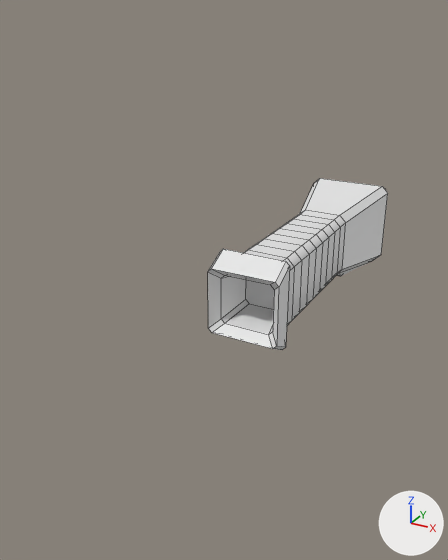
The Blender file Assets/Models/Magnet.blend, before and after one commit.
The view is the same before and after, from a camera (50 mm lens) standing at (0.133, -0.403, 0.298) and looking at (-0.014, -0.137, 0.165). Lighting does not change. The marker at lower right points along +X, +Y and +Z. The older version comes first. Mesh edges are drawn as thin lines.

Names of what the first picture shows: 'Gun Barrel'.
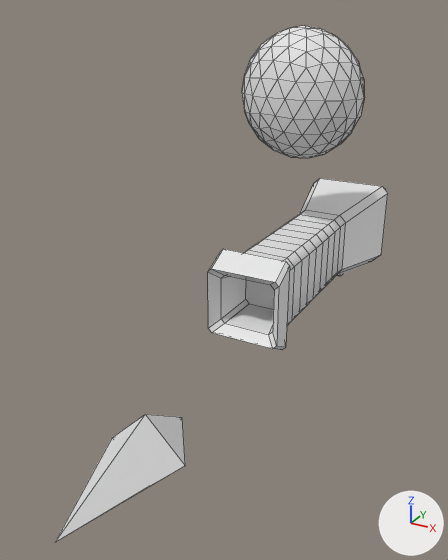
Location of each change, (x1, y1, x2, y2) in pixels of the pictures (448 x 560 px):
'Smoke', added: after (242, 26, 364, 158)
'Bullet', added: after (55, 414, 185, 542)

Edits to the bpy script that builds the scene:
```text
Add me_icosphere:
    me_icosphere.from_pydata(...)  # an icosphere of 320 faces spanning x -0.0371..0.0371, y -0.0371..0.0371, z -0.0371..0.0371
Add me_cube_002:
    me_cube_002.from_pydata([(-0.0191, 0.0028, 0.0), (0.0, 0.0028, 0.0191), (0.0, 0.0028, -0.0191), (0.0191, 0.0028, 0.0), (0.0, 0.0305, 0.0), (0.0, -0.0542, 0.0)], [], [(1, 4, 0), (3, 2, 4), (2, 0, 4), (1, 3, 4), (2, 3, 5), (0, 2, 5), (3, 1, 5), (0, 5, 1)])
Add ob_smoke:
    ob_smoke = bpy.data.objects.new('Smoke', me_icosphere)
    ob_smoke.location = (-0.0087, -0.0529, 0.2515)
    ob_smoke.scale = (1.0, 0.657, 1.0)
Add ob_bullet:
    ob_bullet = bpy.data.objects.new('Bullet', me_cube_002)
    ob_bullet.location = (0.0, -0.2333, 0.1232)
```
